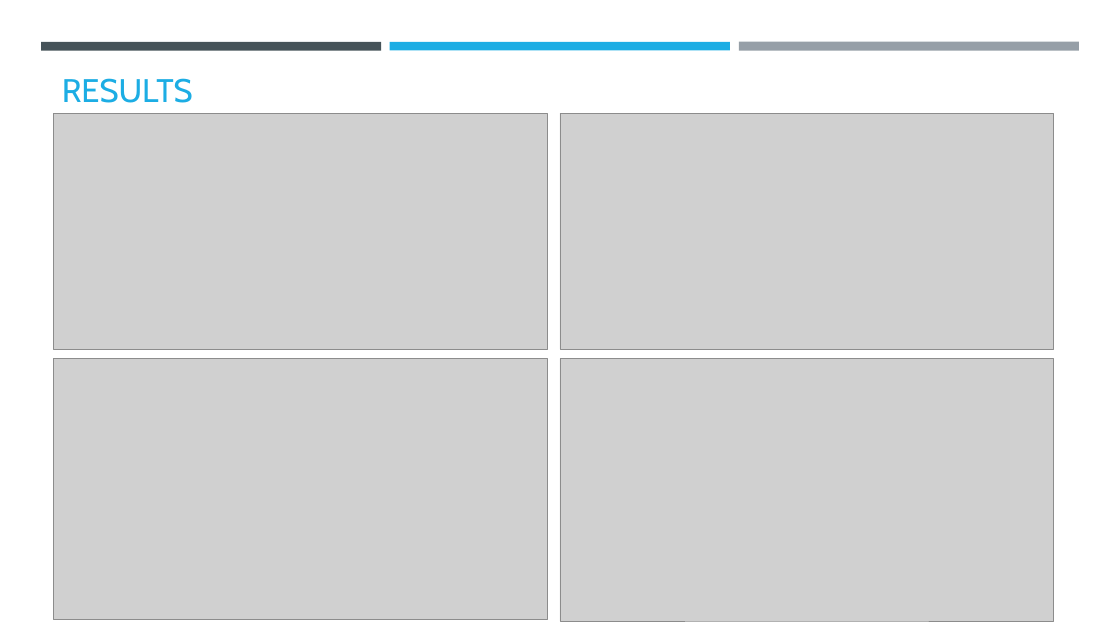
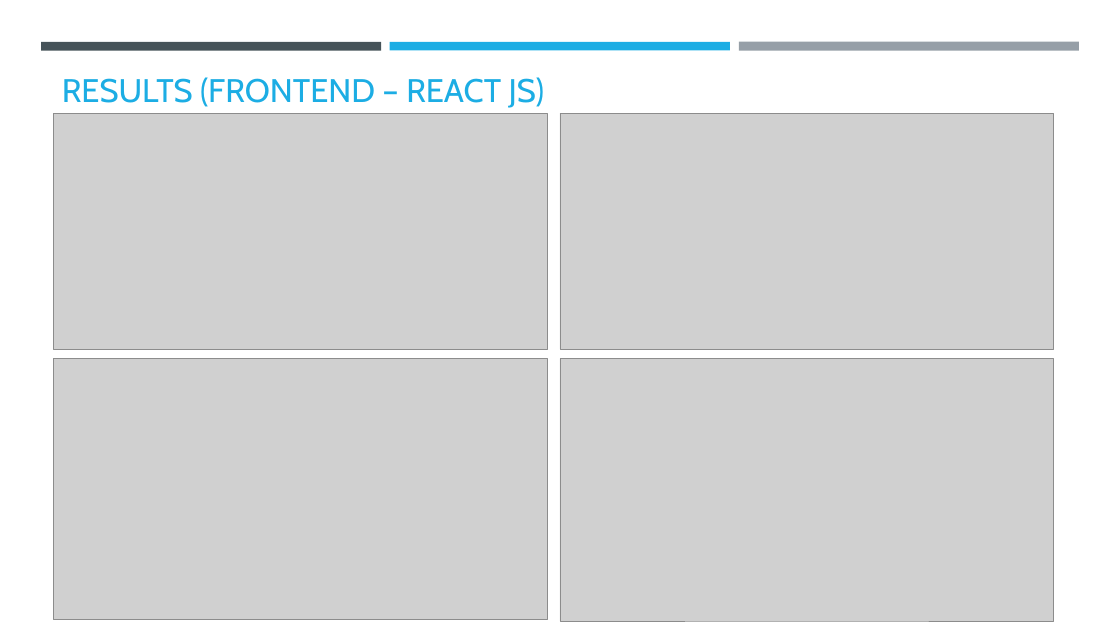
Before and after one commit to ankitgope/Invisible-Writing-React-Python, a slide deck: slide 7 of ANKIT GOPE_PRESENTATION.pptx. Drawn at 1120x630 pixels with LibreOffice and Linux fonts; fonts in the diff are those of the drawing; grey boxes stand for pictures; background and template pictures are left out. Boxes give left, top, right and bottom in pixels: in the first picture for what was removed or moved away, otherwise in the second. Text is boxed around its words. In the diff, an @@ line names an element or a change of style, - is before the commit and + after.

Commit message:
A small update in ppt

```diff
--- a/ANKIT GOPE_PRESENTATION.pptx
+++ b/ANKIT GOPE_PRESENTATION.pptx
@@ title at (62, 77, 545, 108): text changed @@
-RESULTS
+RESULTS (FRONTEND – REACT JS)
```
Also in this commit, not shown: 1 slide added.
